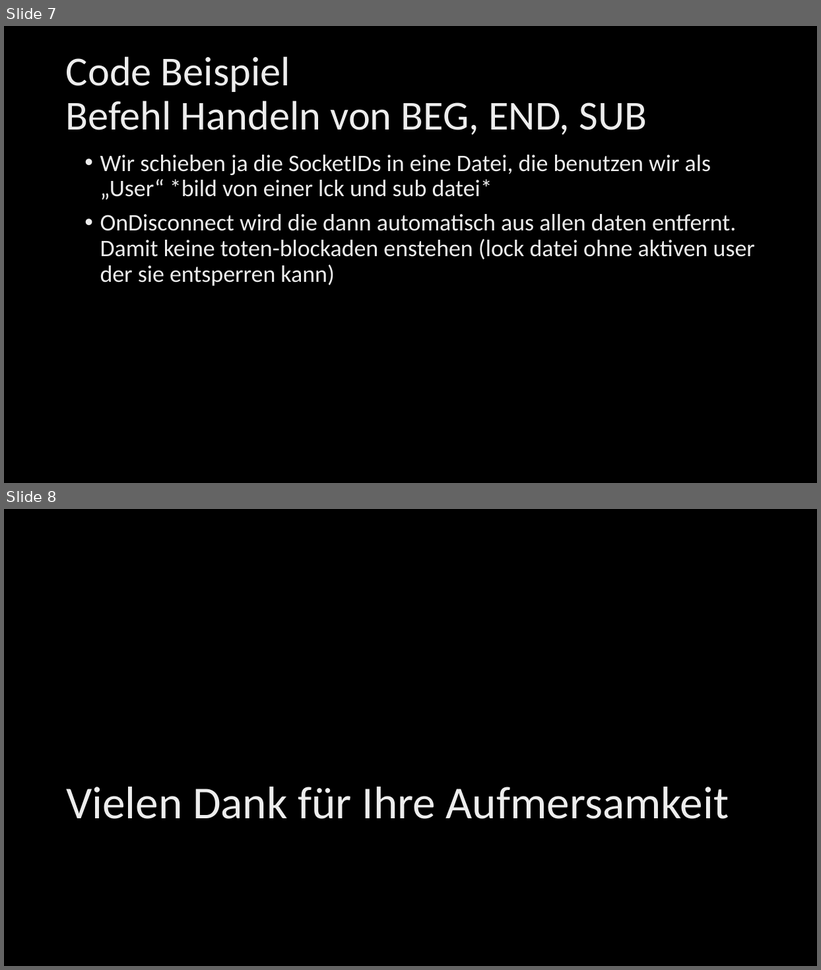
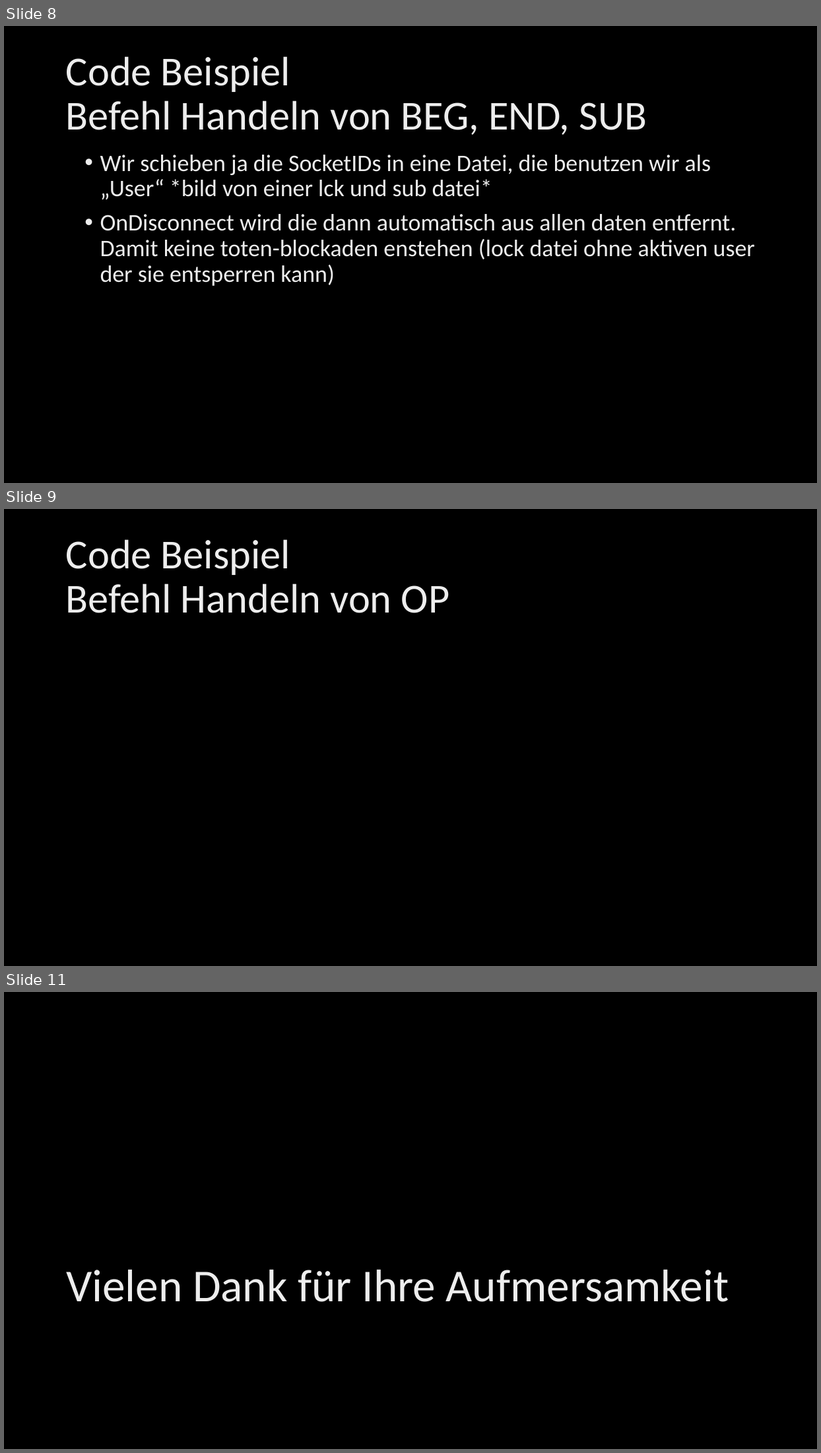
Before and after one commit to BitPaw/C_Socket, a slide deck: Dokumente/Präsentation - Gruppe 8.pptx. Shown one above the other, each under a label of ours: slides 7 and 8 before the commit, slides 8, 9 and 11 after it; the slides between them are not shown. The pictures are 821x970 and 821x1453 pixels, drawn with LibreOffice and Linux fonts; fonts in the diff are those of the drawing; background and template pictures are left out. Boxes give left, top, right and bottom in pixels: in the first picture for what was removed or moved away, otherwise in the second. Text is boxed around its words. In the diff, an @@ line names an element or a change of style, - is before the commit and + after.

```diff
--- a/Dokumente/Präsentation - Gruppe 8.pptx
+++ b/Dokumente/Präsentation - Gruppe 8.pptx
@@ slide 9 added at (4, 509, 817, 966), background picture (left out) @@
@@ title added at (66, 539, 450, 613), 48.6 pt, text gradient #DEDEDE to #EDEDED to #FFFFFF @@
+Code Beispiel
+Befehl Handeln von OP
@@ what was slide 7 is now slide 8 @@
@@ what was slide 8 is now slide 11 @@
```
Also in this commit, not shown: 1 slide changed, 2 other slides added.
